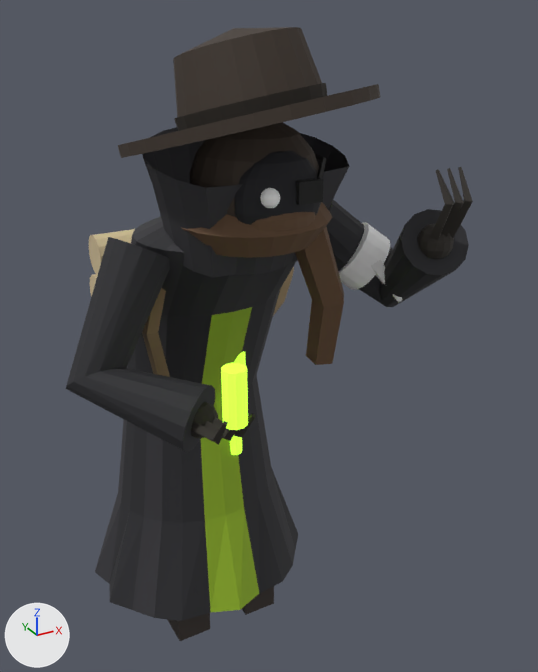
A saved change to the Blender file art/shopkeepers/slink/slink.blend.
Before and after are seen from a camera (50 mm lens) standing at (-0.731, -1.788, 1.72) and looking at (0.144, -0.196, 0.923). Arrows for +X, +Y and +Z are at lower left; the lights stay in place. The older version comes first.

Names of what the first picture shows: 'slink'.
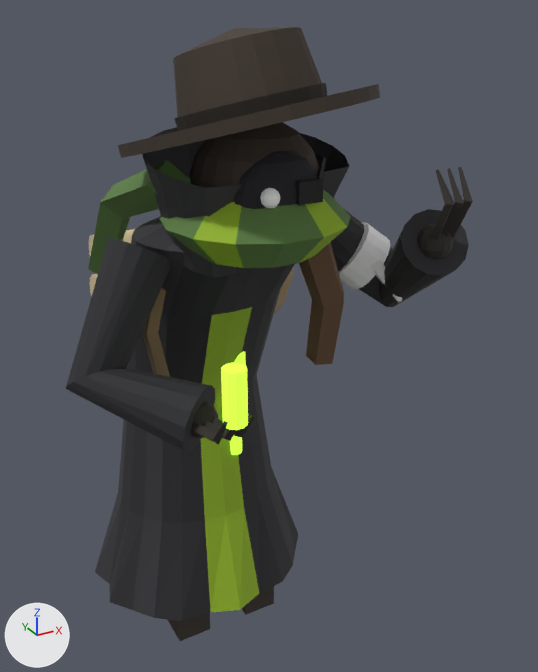
Boxes [x1, y1, x2, y2] around the edits, measured in the pictures (538 x 672 px):
part 1 of me_slink, added (green)
    after: [160, 190, 351, 268]
part 2 of me_slink, added (green)
    after: [88, 160, 191, 274]

Patch to the scene script:
```diff
--- a/art/shopkeepers/slink/slink.blend.py
+++ b/art/shopkeepers/slink/slink.blend.py
@@ me_slink @@
 # used by ob_slink; location = (0.0, 0.0, 0.0)
-me_slink.from_pydata(...)  # 2222 vertices, 2199 faces; spans x -0.43..0.48, y -0.68..0.33, z 0.0..1.69
+me_slink.from_pydata(...)  # 2308 vertices, 2269 faces; spans x -0.43..0.48, y -0.68..0.33, z 0.0..1.69
+# me_slink part 1: a new loose piece of 70 vertices spanning x -0.2..0.2, y -0.6..-0.2, z 1.24..1.38, in mat_cloth
+# me_slink part 2: a new loose piece of 16 vertices spanning x -0.25..-0.06, y -0.44..0.08, z 1.08..1.43, in mat_cloth
 me_slink.materials.append(mat_cloth)
```
